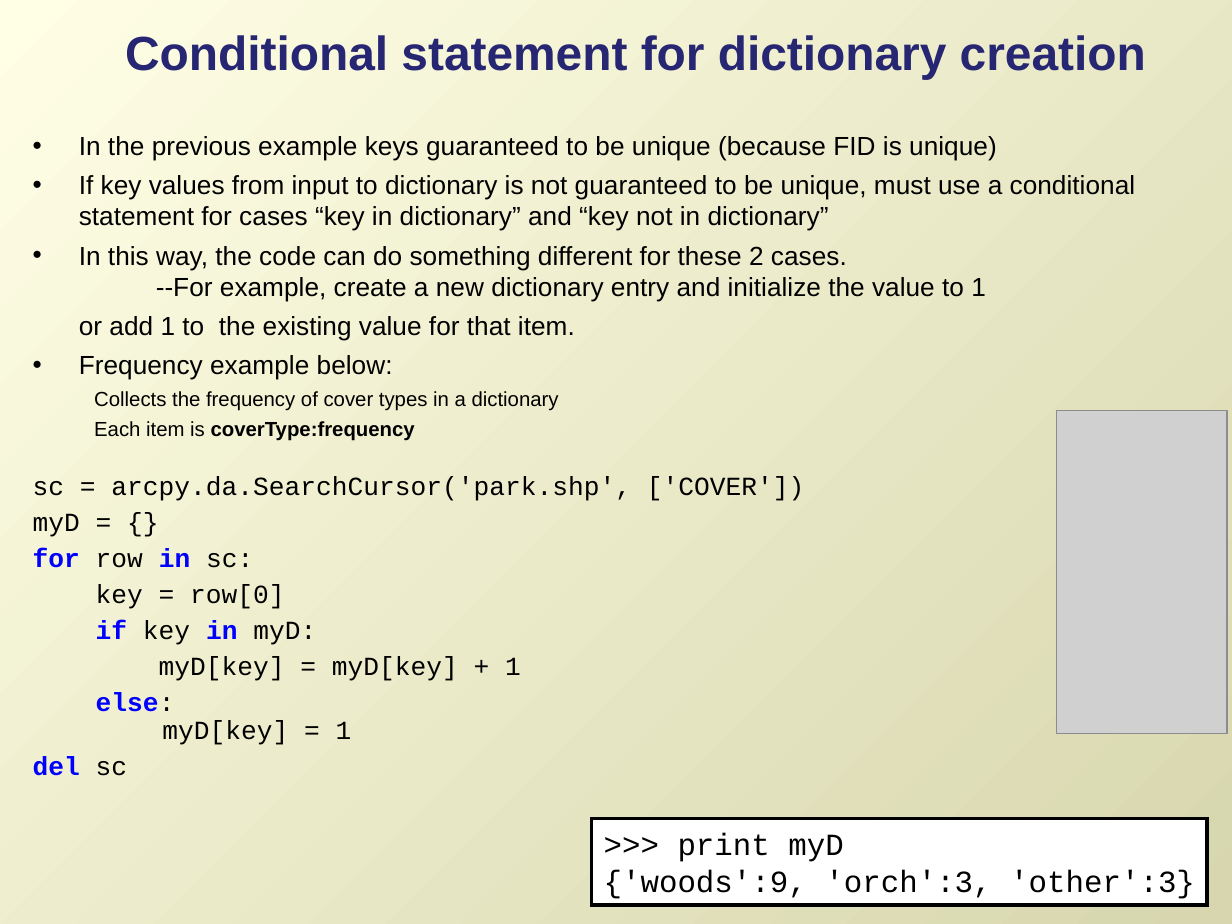
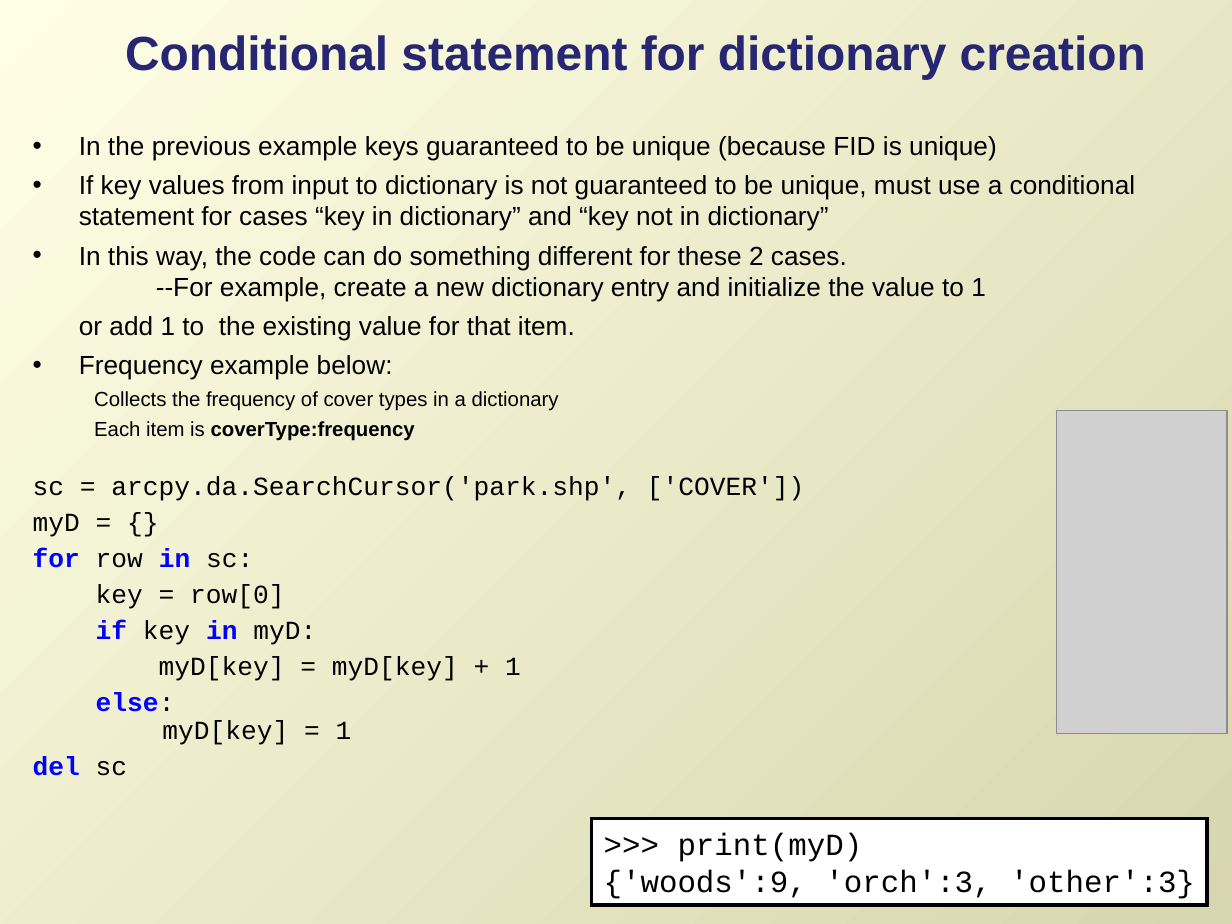
Before and after one commit to lgtateos/gis540, a slide deck: slide 13 of slides/dictionaries.ppt. Drawn at 1232x924 pixels with LibreOffice and Linux fonts; fonts in the diff are those of the drawing; grey boxes stand for pictures. Boxes give left, top, right and bottom in pixels: in the first picture for what was removed or moved away, otherwise in the second. Text is boxed around its words. In the diff, an @@ line names an element or a change of style, - is before the commit and + after.

```diff
--- a/slides/dictionaries.ppt
+++ b/slides/dictionaries.ppt
@@ text in rectangle at (678, 833, 863, 862): text changed @@
->>> print myD
+>>> print(myD)
```
Also in this commit, not shown: 5 other slides changed.
